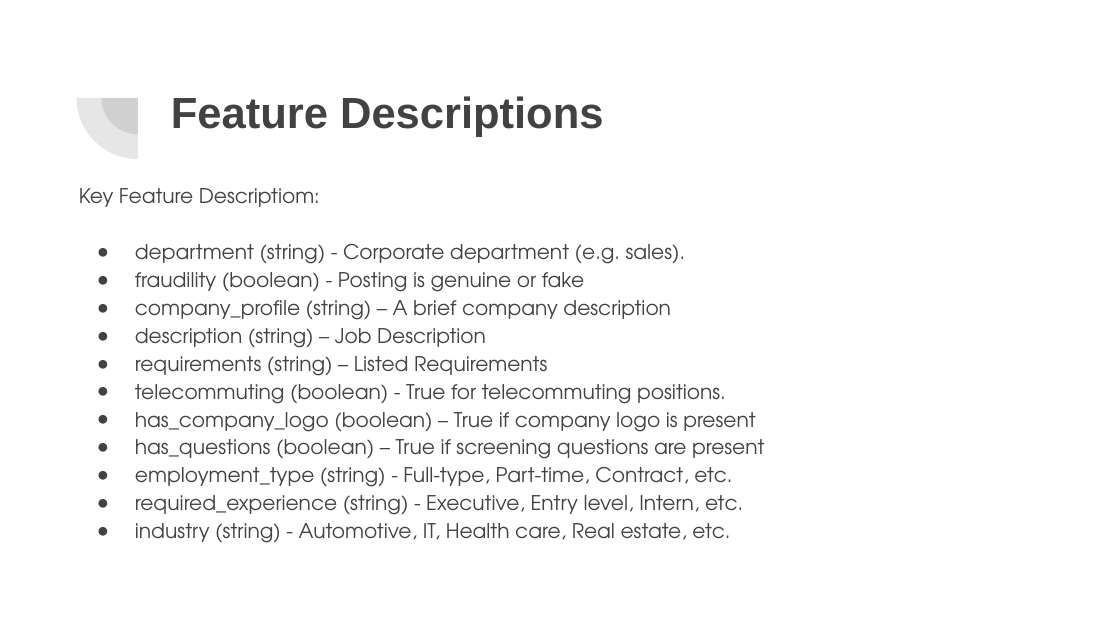
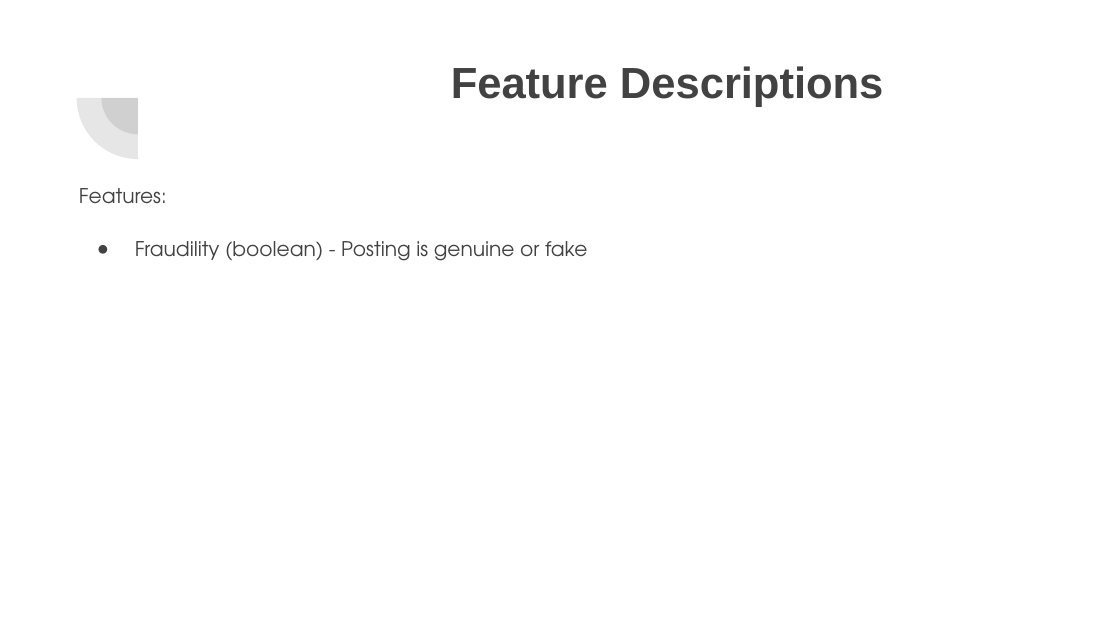
Before and after one commit to shpatgashi/machine_learning_experiments, a slide deck: slide 34 of Machine Learning.pptx (slide 33 before the commit). Drawn at 1120x630 pixels with LibreOffice and Linux fonts; fonts in the diff are those of the drawing. Boxes give left, top, right and bottom in pixels: in the first picture for what was removed or moved away, otherwise in the second. Text is boxed around its words. In the diff, an @@ line names an element or a change of style, - is before the commit and + after.

Commit message:
Update Presentation

```diff
--- a/Machine Learning.pptx
+++ b/Machine Learning.pptx
@@ title "Feature Descriptions": place and size @@
-title "Feature Descriptions" at [171,96,603,137]
+title "Feature Descriptions" at [451,66,883,107]
@@ text at [79,188,587,261]: text changed @@
-Key Feature Descriptiom:
-● department (string) - Corporate department (e.g. sales).
-● fraudility (boolean) - Posting is genuine or fake
-● company_profile (string) – A brief company description
-● description (string) – Job Description
-● requirements (string) – Listed Requirements
-● telecommuting (boolean) - True for telecommuting positions.
-● has_company_logo (boolean) – True if company logo is present
-● has_questions (boolean) – True if screening questions are present
-● employment_type (string) - Full-type, Part-time, Contract, etc.
-● required_experience (string) - Executive, Entry level, Intern, etc.
-● industry (string) - Automotive, IT, Health care, Real estate, etc.
+Features:
+● Fraudility (boolean) - Posting is genuine or fake
```
Also in this commit, not shown: 12 other slides changed, 20 slides added, 15 slides removed.
